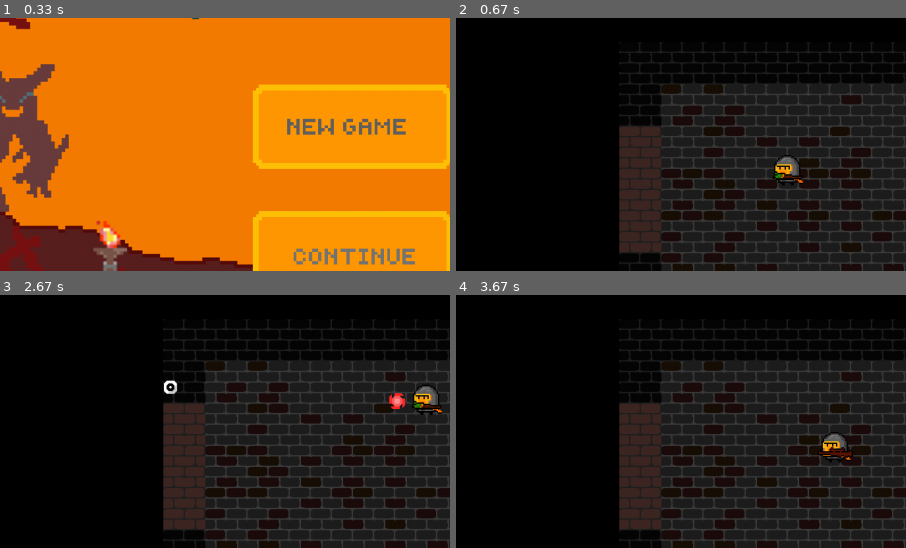
Above: before the commit, frames 1-4 (two rows, left to right).
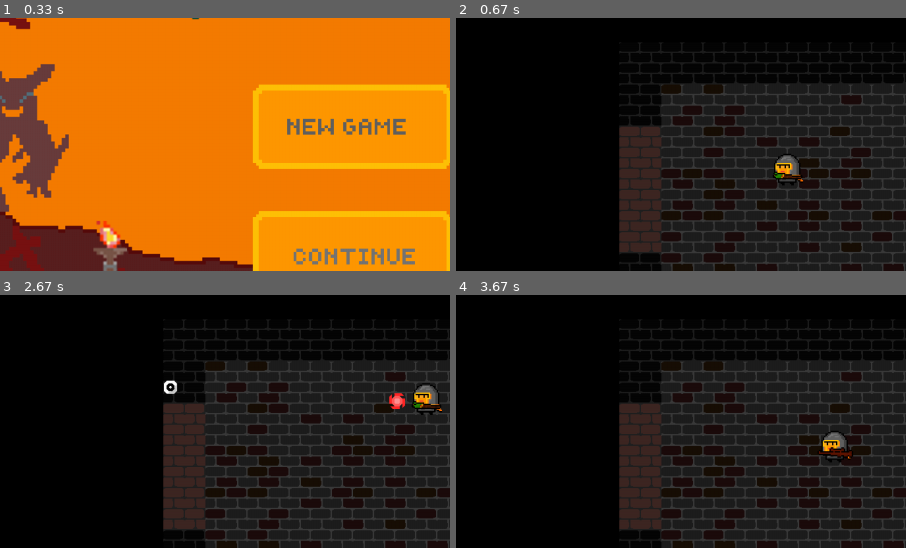
Above: after the commit, the same moments.

Repository: VladislavTuzov/PyGame
Game: pygame game, started from main.py
The game is run twice, just before and just after one commit, with the same random seed, the same clock (stepped at 60 frames per second) and the same inputs.
Inputs (mouse positions are % of the whole screen's width and height, from its top left):
- Up to frame 1 (0.33 s): no input
- Up to frame 2 (0.67 s): press the mouse at (50, 37) at 0.37 s; move the mouse to (51, 58) at 0.47 s; release the mouse at (53, 79) at 0.6 s
- Up to frame 3 (2.67 s): hold Right 0.67-1.13 s; move the mouse to (60, 57) at 0.7 s; click (59, 75) at 1.22 s; hold Up 1.5-1.8 s; click (17, 14) at 1.58 s; hold Right 1.83-2.3 s; click (71, 37) at 1.92 s; hold Left from 2.33 s (still down); click (30, 34) at 2.42 s
- Up to frame 4 (3.67 s): release Left at 2.87 s; tap Tab at 2.9 s; hold Down 3.23-3.53 s; click (18, 31) at 3.32 s; hold Left from 3.57 s (still down); click (69, 51) at 3.65 s
The pictures show only the part of the screen within x 11-61%, y 16-66%; the shares and areas given below are measured in that part.

Frame 1 is identical in both runs. In frame 2, 0.2% of the frame differs, in the area x 70-78%, y 53-66%; in frame 3, 0.2%, in the area x 91-99%, y 35-48%; in frame 4, 0.2%.

Commit message:
little hero change direction refact

Diff:
--- a/classes/heroes.py
+++ b/classes/heroes.py
@@ -11,7 +11,7 @@
         # pygame attributes
         self.load_sheet(hero_name)
 
-        self.image = self.left_frames[0]  # start direction - left
+        self.image = self.currect_frames[0]  # start direction - left
         self.rect = self.image.get_rect()
 
         self.speed = 240 / FPS  # pixels per second
@@ -22,7 +22,6 @@
         # gameplay attributes
         self.hp = hp
         self.protection = protection
-
         self.weapons = WeaponSlots(weapon_limit)
 
     def load_sheet(self, hero_name):
@@ -53,21 +52,18 @@
         self.direction[1] += y_vector_change
 
         if self.direction[0] == -1:
-            self.currect_frames = self.left_frames.copy()
-            self.image = self.currect_frames[0]
-            self.weapon.image = self.weapon.image_left
+            self.currect_frames = self.left_frames
+        elif self.direction[0] == 1:
+            self.currect_frames = self.right_frames
 
-        elif self.direction[0] == 1:
-            self.currect_frames = self.right_frames.copy()
-            self.image = self.currect_frames[0]
-            self.weapon.image = self.weapon.image_right
+        self.image = self.currect_frames[0]
+        self.weapon.change_direction(self.direction[0])
 
         self.x_direction = self.direction[0] or self.x_direction
 
     def update(self):
         self.left_frames.rotate()
         self.right_frames.rotate()
-        self.currect_frames.rotate()
         self.image = self.currect_frames[0]
 
     def move(self, walls):
@@ -107,9 +103,7 @@
 
     def scroll(self):
         self.weapons.scroll()
-        x_direction = self.x_direction
-        self.change_direction(+x_direction, 0)
-        self.change_direction(-x_direction, 0)
+        self.weapon.change_direction(self.x_direction)
 
 
 class WeaponSlots(deque):
--- a/classes/weapons.py
+++ b/classes/weapons.py
@@ -33,6 +33,12 @@
                 speed=420,
                 damage=self.damage
             )
+
+    def change_direction(self, direction):
+        if direction == -1:
+            self.image = self.image_left
+        elif direction == 1:
+            self.image = self.image_right
 
 
 class BaseBullet(pygame.sprite.Sprite):
